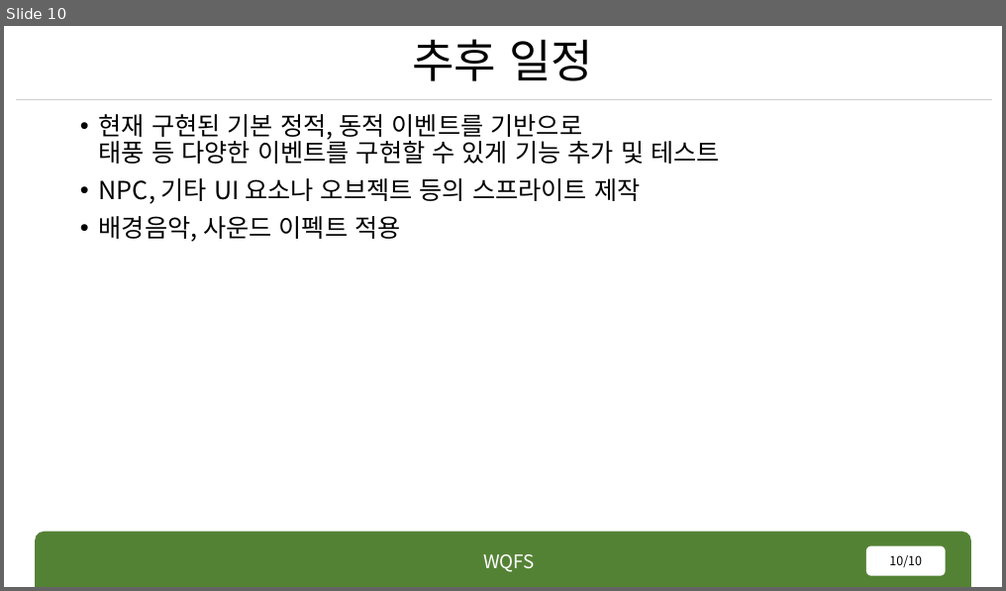
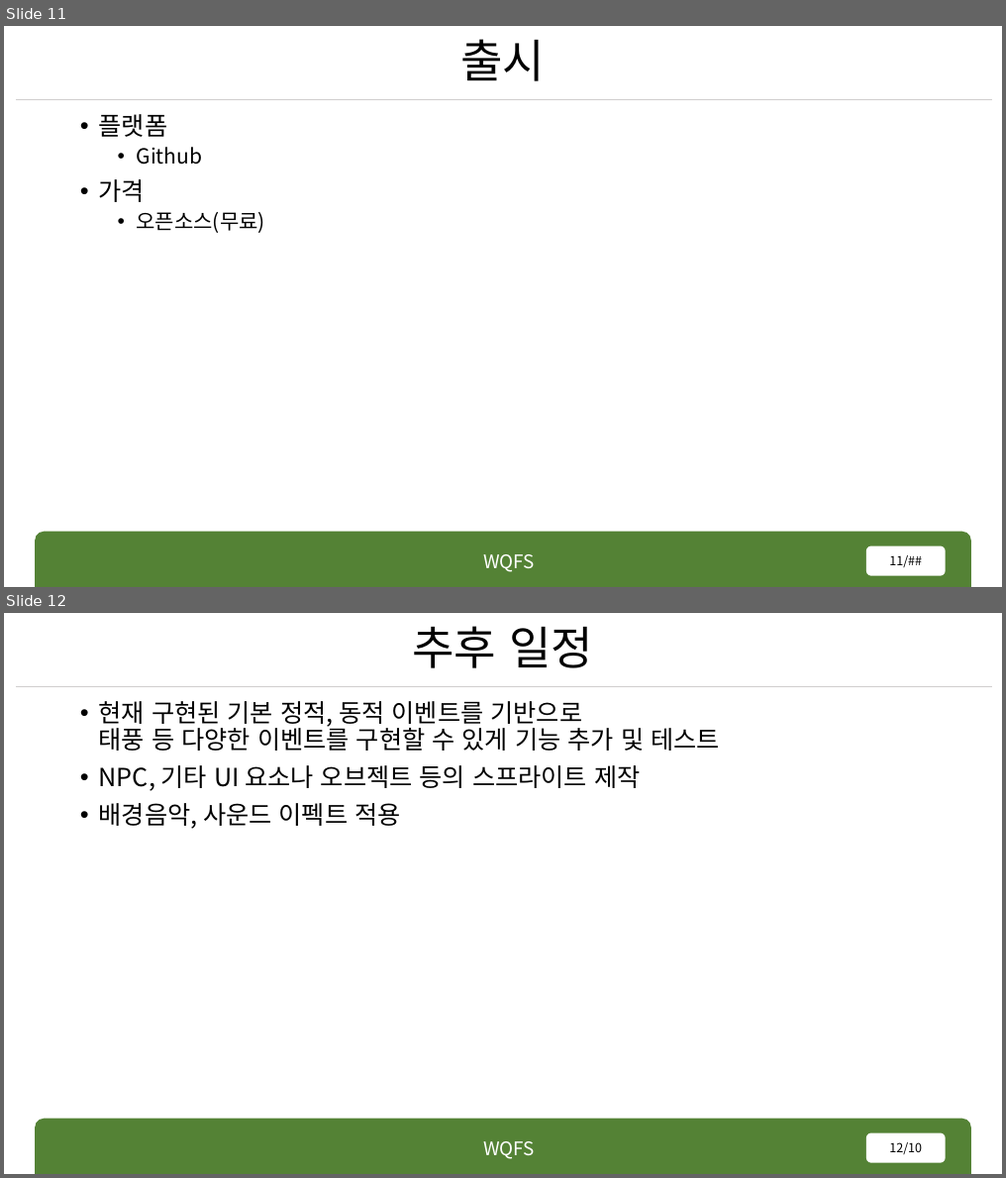
Before and after one commit to rennOobayashi/WQFS, a slide deck: WQFS.pptx. Shown one above the other, each under a label of ours: slide 10 before the commit, slides 11 and 12 after it. The pictures are 1006x591 and 1006x1178 pixels, drawn with LibreOffice and Linux fonts; fonts in the diff are those of the drawing. Boxes give left, top, right and bottom in pixels: in the first picture for what was removed or moved away, otherwise in the second. Text is boxed around its words. In the diff, an @@ line names an element or a change of style, - is before the commit and + after.

Commit message:
ppt1

```diff
--- a/WQFS.pptx
+++ b/WQFS.pptx
@@ slide 11 added at (x1=4, y1=26, x2=1002, y2=587), background #FFFFFF; not listed: 3 template elements that a slide beside it also shows @@
@@ title added at (x1=460, y1=39, x2=545, y2=81), 44 pt, text #000000 @@
+출시
@@ text added at (x1=99, y1=114, x2=265, y2=233), 20 pt, text #000000 @@
+• 플랫폼
+  • Github
+• 가격
+  • 오픈소스(무료)
@@ page number added at (x1=866, y1=547, x2=945, y2=576), fill #FFFFFF, 12 pt, text #000000 @@
+11/##
@@ what was slide 10 is now slide 12 @@
@@ page number at (x1=889, y1=1143, x2=922, y2=1155): text changed @@
-10/10
+12/10
```
Also in this commit, not shown: 1 other slide added, 6 other files.
